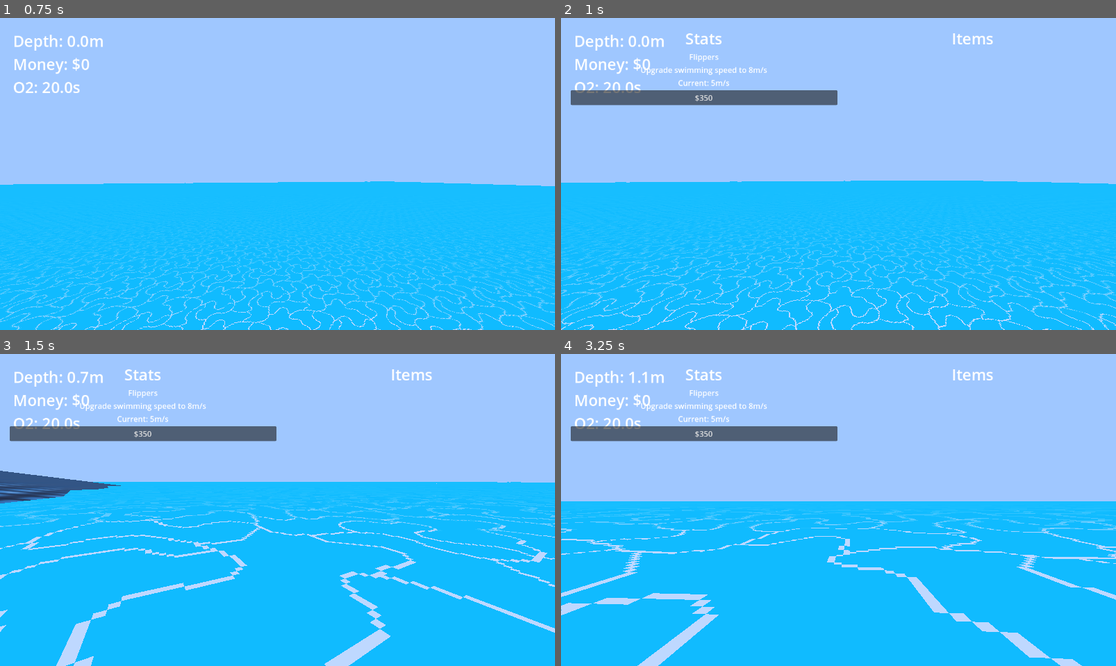
Above: before the commit, frames 1-4 (two rows, left to right).
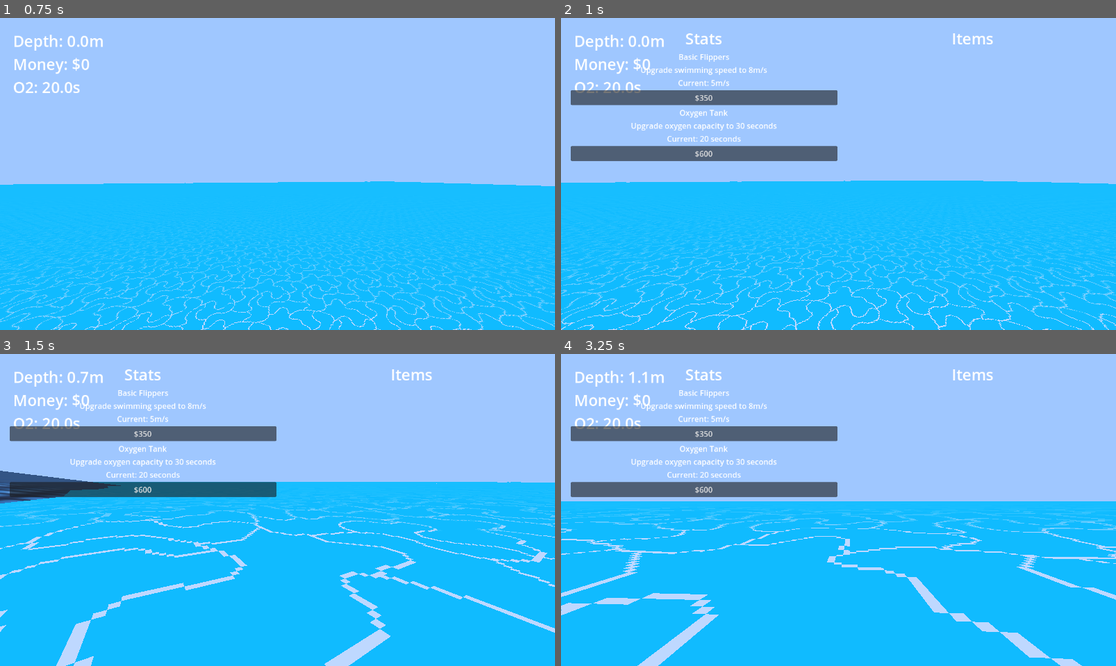
Above: after the commit, the same moments.

Repository: UglyDucklingGames/GameOff2025
Game: Godot game, scene res://scenes/main.tscn
Same seed, same stepped clock (60 frames per second), same inputs: the game is played once before the commit and once after it. The engine's default icon, where the game draws it, is replaced by a stand-in: a white triangle on a blue panel in a dark square.
Inputs (mouse positions are in pixels of both pictures, inside the frame that each line leads up to):
- Up to frame 1 (0.75 s): move the mouse to (305, 174) at 0.52 s; hold W (move_forward) from 0.53 s (still down); click (305, 174) at 0.6 s
- Up to frame 2 (1 s): keep holding W (move_forward); tap Tab (temp_shop) at 0.77 s
- Up to frame 3 (1.5 s): move the mouse to (166, 525) at 1.27 s; release W (move_forward) at 1.28 s; hold S (move_backward) from 1.28 s (still down); click (166, 525) at 1.35 s
- Up to frame 4 (3.25 s): tap Tab (temp_shop) at 1.52, 3.02 s; move the mouse to (849, 503) at 2.02 s; release S (move_backward) at 2.03 s; hold W (move_forward) from 2.03 s (still down); click (849, 503) at 2.1 s; move the mouse to (832, 516) at 2.77 s; click (832, 516) at 2.85 s

Frame 1 is identical in both runs. In frame 2, 2.9% of the frame differs, in the area x 1-50%, y 11-46%; in frame 3, 2.9%; in frame 4, 2.9%.

Commit message:
Oxygen Stat
Upgradeable oxygen stat

Diff:
--- /dev/null
+++ b/data/player/stat_oxygen.json
@@ -0,0 +1,9 @@
+{
+	"stats":
+	[
+		{"name":"Base", "data": 20, "value": 0},
+		{"name":"Oxygen Tank", "data": 30, "value": 600},
+		{"name":"Double Oxygen Tank", "data": 40, "value": 1500},
+		{"name":"Rebreather", "data": 50, "value": 3000}
+	]
+}
--- a/data/player/stat_speed_tiers.json
+++ b/data/player/stat_speed_tiers.json
@@ -2,7 +2,7 @@
 	"stats":
 	[
 		{"name":"Base", "data": 5, "value": 0},
-		{"name":"Flippers", "data": 8, "value": 350},
-		{"name":"Ultra Divers", "data": 10, "value": 800}
+		{"name":"Basic Flippers", "data": 8, "value": 350},
+		{"name":"Sturdy Flippers", "data": 10, "value": 800}
 	]
 }
--- a/globals/player_data.gd
+++ b/globals/player_data.gd
@@ -18,12 +18,17 @@
 
 # Stats
 var _stat_speed:Stat = Stat.new("res://data/player/stat_speed_tiers.json", "swimming speed", "m/s")
+var _stat_oxygen:Stat = Stat.new("res://data/player/stat_oxygen.json", "oxygen capacity", " seconds")
 
 var _stats:Array[Stat] = [ # array of all stats
-	_stat_speed
+	_stat_speed,
+	_stat_oxygen
 ]
 
+## Get array of all stats.
 func get_stats() -> Array[Stat]:
 	return _stats.duplicate() # disallow modification
 func get_stat_speed() -> Stat:
 	return _stat_speed
+func get_stat_oxygen() -> Stat:
+	return _stat_oxygen
--- a/objects/entities/player/player_controller.gd
+++ b/objects/entities/player/player_controller.gd
@@ -14,7 +14,6 @@
 const HEIGHT:float = 1.75
 
 const LUNG_OXYGEN_MAX:float = 5.0
-const BASE_OXYGEN:float = 20.0 # TODO remove this once stat is added
 const OXYGEN_REPLENISH_RATE:float = 5.0
 
 # Object references
@@ -29,6 +28,7 @@
 
 # Stats
 var stat_speed:Stat = PlayerData.get_stat_speed()
+var stat_oxygen:Stat = PlayerData.get_stat_oxygen()
 
 var debug_mode:bool = false
 
@@ -38,7 +38,7 @@
 
 var depth:float
 
-var oxygen_capacity:float = BASE_OXYGEN
+var oxygen_capacity:float = stat_oxygen.get_current_data()
 var oxygen:float = oxygen_capacity
 var lung_oxygen:float = LUNG_OXYGEN_MAX # last resort before death
 
@@ -52,9 +52,10 @@
 
 
 func _initialise_stats() -> void:
-	stat_speed.upgraded.connect(func() -> void:
-		swim_speed = stat_speed.get_current_data()
-		print(swim_speed))
+	stat_speed.upgraded.connect(func() -> void: swim_speed = stat_speed.get_current_data())
+	stat_oxygen.upgraded.connect(func() -> void:
+		oxygen_capacity = stat_oxygen.get_current_data()
+		oxygen = oxygen_capacity)
 
 
 func _physics_process(delta: float) -> void:
--- a/scenes/levels/test_level.tscn
+++ b/scenes/levels/test_level.tscn
@@ -15,6 +15,14 @@
 
 [sub_resource type="ConcavePolygonShape3D" id="ConcavePolygonShape3D_48ne7"]
 data = PackedVector3Array(50, 0, 50, -50, 0, 50, 50, 0, -50, -50, 0, 50, -50, 0, -50, 50, 0, -50)
+
+[sub_resource type="StandardMaterial3D" id="StandardMaterial3D_v45ci"]
+albedo_texture = ExtResource("2_yautc")
+uv1_scale = Vector3(100, 100, 100)
+
+[sub_resource type="PlaneMesh" id="PlaneMesh_48ne7"]
+material = SubResource("StandardMaterial3D_v45ci")
+size = Vector2(400, 400)
 
 [node name="TestLevel" type="Node3D"]
 
@@ -83,6 +91,16 @@
 [node name="CollisionShape3D" type="CollisionShape3D" parent="Underwater/TestSurface5/StaticBody3D"]
 shape = SubResource("ConcavePolygonShape3D_48ne7")
 
+[node name="TestSurface7" type="MeshInstance3D" parent="Underwater"]
+transform = Transform3D(1, 0, 0, 0, 1, 0, 0, 0, 1, 0, -150, 0)
+mesh = SubResource("PlaneMesh_48ne7")
+skeleton = NodePath("../..")
+
+[node name="StaticBody3D" type="StaticBody3D" parent="Underwater/TestSurface7"]
+
+[node name="CollisionShape3D" type="CollisionShape3D" parent="Underwater/TestSurface7/StaticBody3D"]
+shape = SubResource("ConcavePolygonShape3D_48ne7")
+
 [node name="TreasurePlacer" type="Node3D" parent="Underwater"]
 script = ExtResource("4_v45ci")
 metadata/_custom_type_script = "uid://devu02a5vu7pu"
Not shown: 1 places in scenes/levels/test_level.tscn that only renumber resources
